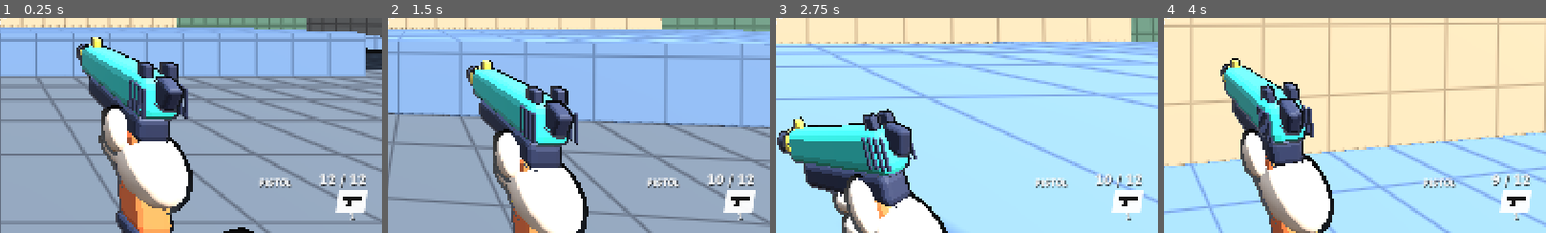
Above: before the commit, frames 1-4 (left to right).
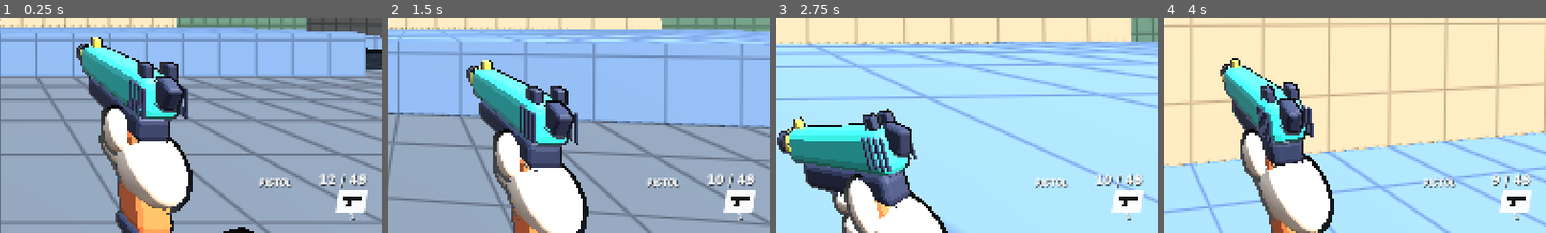
Above: after the commit, the same moments.

Repository: juanakajuan/zombie-survival-fps
Game: Godot game, scene res://levels/compound.tscn
The game is run twice, just before and just after one commit, with the same random seed, the same clock (stepped at 60 frames per second) and the same inputs.
Inputs (mouse positions are % of the whole screen's width and height, from its top left):
- Up to frame 1 (0.25 s): no input
- Up to frame 2 (1.5 s): tap Enter (restart) at 0.5 s; move the mouse to (55, 50) at 0.52 s; hold Right mouse button (aim) 0.53-1.28 s; hold W (move_forward) from 0.53 s (still down); tap Space (jump) at 0.77, 1.07 s; click (55, 50) at 0.8 s; move the mouse to (45, 50) at 1.27 s; click (45, 50) at 1.35 s
- Up to frame 3 (2.75 s): keep holding W (move_forward); tap Space (jump) at 1.52, 1.82 s; tap Shift (sprint) at 1.55 s; move the mouse to (52, 48) at 2.02 s; hold Shift (sprint) from 2.03 s (still down); right-click (52, 48) at 2.3 s
- Up to frame 4 (4 s): keep holding W (move_forward); move the mouse to (49, 52) at 2.77 s; release Shift (sprint) at 2.78 s; right-click (49, 52) at 2.85 s; tap Space (jump) at 3.02, 3.32, 3.77 s; click (49, 52) at 3.05 s; move the mouse to (57, 51) at 3.52 s; hold Ctrl (crouch) from 3.53 s (still down); tap Shift (sprint) at 3.8 s
The pictures show only the part of the screen within x 50-100%, y 50-100%; the shares and areas given below are measured in that part.

The runs differ from the first frame. In frame 1, 0.1% of the frame differs, in the area x 91-97%, y 72-79%; in frame 2, 0.1%; in frame 3, 0.1%; in frame 4, 0.1%.

Commit message:
feat: add points and a limited reserve to the pistol

Diff:
--- /dev/null
+++ b/economy/wallet.gd
@@ -0,0 +1,35 @@
+class_name Wallet
+extends Node
+## The player's points. Zombie hits earn them, and buy stations spend them.
+
+signal changed(points: int)
+
+@export_range(0, 100000) var starting_points: int = 0
+## Points for each shot that hits a zombie.
+@export_range(0, 1000) var points_per_hit: int = 10
+## Extra points for the shot that kills a zombie.
+@export_range(0, 1000) var kill_bonus: int = 60
+
+var points: int
+
+
+func _ready() -> void:
+	points = starting_points
+
+
+func add(amount: int) -> void:
+	points += amount
+	changed.emit(points)
+
+
+## Takes `cost` points and returns true, or returns false and changes nothing when there are too few points.
+func spend(cost: int) -> bool:
+	if cost > points:
+		return false
+	points -= cost
+	changed.emit(points)
+	return true
+
+
+func reward_hit(killed: bool) -> void:
+	add(points_per_hit + (kill_bonus if killed else 0))
--- a/hud/hud.gd
+++ b/hud/hud.gd
@@ -41,7 +41,7 @@
 func _ready() -> void:
 	health.changed.connect(_on_health_changed)
 	weapon.fired.connect(_crosshair.shot)
-	weapon.fired.connect(_update_ammo)
+	weapon.ammo_changed.connect(_update_ammo)
 	weapon.hit.connect(_on_weapon_hit)
 	weapon.reload_started.connect(_update_ammo)
 	weapon.reload_finished.connect(_update_ammo)
@@ -94,7 +94,7 @@
 
 
 func _update_ammo() -> void:
-	_ammo_value.text = "%d / %d" % [weapon.ammo, weapon.data.magazine_size]
+	_ammo_value.text = "%d / %d" % [weapon.ammo, weapon.reserve]
 	_reload_label.visible = weapon.is_reloading()
 
 
--- a/hud/hud.tscn
+++ b/hud/hud.tscn
@@ -172,7 +172,7 @@
 unique_name_in_owner = true
 layout_mode = 2
 theme_override_font_sizes/font_size = 30
-text = "12 / 12"
+text = "12 / 48"
 horizontal_alignment = 2
 
 [node name="Slots" type="HBoxContainer" parent="Root/WeaponPanel"]
--- a/player/player.gd
+++ b/player/player.gd
@@ -67,6 +67,7 @@
 @onready var pause_menu: PauseMenu = $PauseMenu
 @onready var body: Node3D = $Body
 @onready var animator: PlayerAnimator = $Animator
+@onready var wallet: Wallet = $Wallet
 @onready var _health: Health = $Health
 @onready var _collision: CollisionShape3D = $CollisionShape3D
 
@@ -93,6 +94,7 @@
 func _ready() -> void:
 	Input.mouse_mode = Input.MOUSE_MODE_CAPTURED
 	_health.died.connect(_on_health_died)
+	weapon.damaged.connect(_on_weapon_damaged)
 	pause_menu.resume_requested.connect(_resume)
 	pause_menu.settings_changed.connect(_apply_settings)
 	settings = GameSettings.load_saved()
@@ -207,6 +209,11 @@
 	died.emit()
 
 
+func _on_weapon_damaged(target: Node, killed: bool) -> void:
+	if target is Zombie:
+		wallet.reward_hit(killed)
+
+
 func _resume() -> void:
 	pause_menu.close()
 	Input.mouse_mode = Input.MOUSE_MODE_CAPTURED
--- a/player/player.tscn
+++ b/player/player.tscn
@@ -8,6 +8,7 @@
 [ext_resource type="PackedScene" path="res://pause_menu/pause_menu.tscn" id="6_pause_menu"]
 [ext_resource type="PackedScene" path="res://player/player_model.glb" id="7_model"]
 [ext_resource type="Script" path="res://player/player_animator.gd" id="8_animator"]
+[ext_resource type="Script" path="res://economy/wallet.gd" id="9_wallet"]
 
 [sub_resource type="CapsuleShape3D" id="capsule"]
 radius = 0.35
@@ -38,6 +39,9 @@
 [node name="Health" type="Node" parent="."]
 script = ExtResource("2_health")
 
+[node name="Wallet" type="Node" parent="."]
+script = ExtResource("9_wallet")
+
 [node name="Hud" parent="." node_paths=PackedStringArray("health", "weapon") instance=ExtResource("5_hud")]
 health = NodePath("../Health")
 weapon = NodePath("../Head/Camera3D/Weapon")
--- /dev/null
+++ b/tests/economy/test_wallet.gd
@@ -0,0 +1,81 @@
+extends TestCase
+
+
+func test_add_raises_the_balance_and_emits_changed() -> void:
+	var player := await spawn_player()
+	var seen: Array[int] = []
+	player.wallet.changed.connect(func(points: int) -> void: seen.append(points))
+	player.wallet.add(30)
+	assert_eq(player.wallet.points, 30, "balance")
+	assert_eq(seen, [30] as Array[int], "changed reports the new balance")
+
+
+func test_spend_takes_the_cost_when_there_are_enough_points() -> void:
+	var player := await spawn_player()
+	player.wallet.add(100)
+	assert_true(player.wallet.spend(40), "spend succeeds")
+	assert_eq(player.wallet.points, 60, "balance after spend")
+
+
+func test_spend_with_too_few_points_changes_nothing() -> void:
+	var player := await spawn_player()
+	player.wallet.add(10)
+	var seen: Array[int] = []
+	player.wallet.changed.connect(func(points: int) -> void: seen.append(points))
+	assert_true(not player.wallet.spend(11), "spend fails")
+	assert_eq(player.wallet.points, 10, "balance unchanged")
+	assert_true(seen.is_empty(), "no changed signal")
+
+
+func test_reward_hit_adds_the_kill_bonus_only_for_a_kill() -> void:
+	var player := await spawn_player()
+	var wallet := player.wallet
+	wallet.reward_hit(false)
+	assert_eq(wallet.points, wallet.points_per_hit, "a hit")
+	wallet.reward_hit(true)
+	assert_eq(wallet.points, wallet.points_per_hit * 2 + wallet.kill_bonus, "a kill")
+
+
+func test_wallet_starts_with_starting_points() -> void:
+	var wallet := Wallet.new()
+	wallet.starting_points = 25
+	add_child(wallet)
+	assert_eq(wallet.points, 25, "starting balance")
+
+
+func test_player_starts_with_no_points() -> void:
+	var player := await spawn_player()
+	assert_eq(player.wallet.points, 0, "starting balance")
+
+
+func test_shooting_a_zombie_gives_points_per_hit() -> void:
+	var player := await spawn_player(Vector3.ZERO, 5)
+	var zombie := _still_zombie(Vector3(0.0, 0.0, -4.0), player)
+	await physics_frames(2)
+	assert_true(player.weapon.try_fire(), "shot fires")
+	assert_eq(player.wallet.points, player.wallet.points_per_hit, "points for one hit")
+	assert_true(not zombie.is_dead(), "the zombie survives one shot")
+
+
+func test_killing_a_zombie_adds_the_kill_bonus() -> void:
+	var player := await spawn_player(Vector3.ZERO, 5)
+	var zombie := _still_zombie(Vector3(0.0, 0.0, -4.0), player)
+	await physics_frames(2)
+	var health := Health.find_on(zombie)
+	health.damage(health.max_health - player.weapon.data.damage)
+	assert_true(player.weapon.try_fire(), "shot fires")
+	assert_true(zombie.is_dead(), "the shot kills the zombie")
+	assert_eq(player.wallet.points, player.wallet.points_per_hit + player.wallet.kill_bonus, "points for the kill")
+
+
+func test_shooting_a_dummy_gives_no_points() -> void:
+	var player := await spawn_player(Vector3.ZERO, 5)
+	await spawn_dummy(Vector3(0.0, 0.0, -4.0))
+	assert_true(player.weapon.try_fire(), "shot fires")
+	assert_eq(player.wallet.points, 0, "dummies give no points")
+
+
+func _still_zombie(at: Vector3, player: Player) -> Zombie:
+	var zombie := spawn_zombie(at, player)
+	zombie.move_speed = 0.0
+	return zombie
--- a/tests/hud/test_hud.gd
+++ b/tests/hud/test_hud.gd
@@ -7,7 +7,7 @@
 	var player := await spawn_player()
 	var weapon := player.weapon
 	assert_eq(player.hud.readout().health_text, "100", "health text")
-	assert_eq(player.hud.readout().ammo_text, "%d / %d" % [weapon.data.magazine_size, weapon.data.magazine_size], "ammo text")
+	assert_eq(player.hud.readout().ammo_text, "%d / %d" % [weapon.data.magazine_size, weapon.data.max_reserve], "ammo text")
 	assert_true(not player.hud.readout().reloading, "reload label hidden")
 
 
@@ -26,7 +26,7 @@
 	var player := await spawn_player()
 	var weapon := player.weapon
 	assert_true(weapon.try_fire(), "shot fires")
-	assert_eq(player.hud.readout().ammo_text, "%d / %d" % [weapon.data.magazine_size - 1, weapon.data.magazine_size], "ammo after one shot")
+	assert_eq(player.hud.readout().ammo_text, "%d / %d" % [weapon.data.magazine_size - 1, weapon.data.max_reserve], "ammo after one shot")
 
 
 func test_reload_label_shows_during_reload_and_ammo_refills() -> void:
@@ -38,7 +38,7 @@
 	await physics_frames(roundi(weapon.data.reload_time * Engine.physics_ticks_per_second) + FRAME_MARGIN)
 	assert_true(not weapon.is_reloading(), "reload finished")
 	assert_true(not player.hud.readout().reloading, "reload label hidden after reload")
-	assert_eq(player.hud.readout().ammo_text, "%d / %d" % [weapon.data.magazine_size, weapon.data.magazine_size], "ammo refilled")
+	assert_eq(player.hud.readout().ammo_text, "%d / %d" % [weapon.data.magazine_size, weapon.data.max_reserve - 1], "magazine refilled from the reserve")
 
 
 func test_round_panel_is_hidden_without_a_round_manager() -> void:
--- a/tests/weapons/test_weapon.gd
+++ b/tests/weapons/test_weapon.gd
@@ -111,6 +111,86 @@
 	weapon.start_reload()
 	weapon.start_reload()
 	assert_eq(started[0], 1, "reload_started emitted once")
+
+
+func test_reload_takes_rounds_from_the_reserve() -> void:
+	var data := _data()
+	data.max_reserve = 10
+	var weapon := _spawn_weapon(data)
+	assert_eq(weapon.reserve, 10, "starts with a full reserve")
+	weapon.try_fire()
+	weapon.try_fire()
+	weapon.start_reload()
+	await run_seconds(data.reload_time + FRAME_MARGIN / float(Engine.physics_ticks_per_second))
+	assert_eq(weapon.ammo, data.magazine_size, "magazine refilled")
+	assert_eq(weapon.reserve, 8, "two rounds left the reserve")
+
+
+func test_reload_with_a_small_reserve_fills_only_what_it_has() -> void:
+	var data := _data()
+	data.max_reserve = 1
+	var weapon := _spawn_weapon(data)
+	for _i: int in 3:
+		weapon.try_fire()
+	weapon.start_reload()
+	await run_seconds(data.reload_time + FRAME_MARGIN / float(Engine.physics_ticks_per_second))
+	assert_eq(weapon.ammo, 2, "one round added to the one left")
+	assert_eq(weapon.reserve, 0, "reserve empty")
+
+
+func test_no_reserve_means_no_reload() -> void:
+	var data := _data()
+	data.max_reserve = 0
+	var weapon := _spawn_weapon(data)
+	for _i: int in data.magazine_size:
+		weapon.try_fire()
+	weapon.start_reload()
+	assert_true(not weapon.is_reloading(), "reload refused")
+	assert_true(not weapon.try_fire(), "empty magazine does not fire")
+	assert_true(not weapon.is_reloading(), "firing empty does not reload either")
+	assert_eq(weapon.ammo, 0, "magazine still empty")
+
+
+func test_refill_reserve_fills_it_and_reports_whether_it_changed() -> void:
+	var data := _data()
+	data.max_reserve = 10
+	var weapon := _spawn_weapon(data)
+	assert_true(not weapon.refill_reserve(), "a full reserve is not refilled")
+	weapon.reserve = 3
+	assert_true(weapon.refill_reserve(), "a partial reserve is refilled")
+	assert_eq(weapon.reserve, 10, "reserve full")
+
+
+func test_ammo_changed_follows_shots_and_reloads() -> void:
+	var data := _data()
+	var weapon := _spawn_weapon(data)
+	var changes := [0]
+	weapon.ammo_changed.connect(func() -> void: changes[0] += 1)
+	weapon.try_fire()
+	var after_shot: int = changes[0]
+	assert_true(after_shot > 0, "a shot changes the ammo")
+	changes[0] = 0
+	weapon.start_reload()
+	await run_seconds(data.reload_time + FRAME_MARGIN / float(Engine.physics_ticks_per_second))
+	var after_reload: int = changes[0]
+	assert_true(after_reload > 0, "a reload changes the ammo")
+
+
+func test_damaged_reports_the_target_and_whether_the_shot_killed_it() -> void:
+	var data := _data()
+	var weapon := _spawn_weapon(data)
+	var dummy := await spawn_dummy(Vector3(0.0, 0.0, -TARGET_DISTANCE))
+	var health := Health.find_on(dummy)
+	health.damage(health.max_health - data.damage * 2.0)
+	var kills: Array[bool] = []
+	var targets: Array[Node] = []
+	weapon.damaged.connect(func(target: Node, killed: bool) -> void:
+		targets.append(target)
+		kills.append(killed))
+	weapon.try_fire()
+	weapon.try_fire()
+	assert_eq(kills, [false, true] as Array[bool], "only the second shot kills")
+	assert_true(targets.all(func(target: Node) -> bool: return target == dummy), "the target is the dummy")
 
 
 func test_reload_action_starts_a_reload() -> void:
--- a/weapons/pistol.tres
+++ b/weapons/pistol.tres
@@ -9,6 +9,7 @@
 damage = 25.0
 fire_interval = 0.15
 magazine_size = 12
+max_reserve = 48
 reload_time = 1.2
 max_range = 100.0
 automatic = false
--- a/weapons/weapon.gd
+++ b/weapons/weapon.gd
@@ -6,6 +6,10 @@
 signal reload_started
 signal reload_finished
 signal hit(collider: Object, position: Vector3)
+## Emitted when a shot damages a Health. `killed` is true when this shot took it from alive to dead.
+signal damaged(target: Node, killed: bool)
+## Emitted after `ammo` or `reserve` changes.
+signal ammo_changed
 
 enum State { READY, RELOADING }
 
@@ -13,7 +17,15 @@
 ## Physics layers that a shot can hit. Debris, such as thrown guns, is not on them.
 @export_flags_3d_physics var hit_mask: int = 1
 
-var ammo: int
+var ammo: int:
+	set(value):
+		ammo = value
+		ammo_changed.emit()
+## Rounds outside the magazine. A reload moves them into the magazine.
+var reserve: int:
+	set(value):
+		reserve = value
+		ammo_changed.emit()
 ## When false, the fire and reload actions do nothing. The owner turns it off while the mouse is released.
 var trigger_enabled: bool = true
 ## The instance of data.view_model, or null when the data has none or its root is not a ViewModel.
@@ -28,6 +40,7 @@
 
 func _ready() -> void:
 	ammo = data.magazine_size
+	reserve = data.max_reserve
 	if data.view_model != null:
 		var model := data.view_model.instantiate()
 		add_child(model)
@@ -38,7 +51,9 @@
 	_cooldown = maxf(_cooldown - delta, 0.0)
 	if _state == State.RELOADING and _cooldown == 0.0:
 		_state = State.READY
-		ammo = data.magazine_size
+		var taken := mini(data.magazine_size - ammo, reserve)
+		reserve -= taken
+		ammo += taken
 		reload_finished.emit()
 
 	if not trigger_enabled:
@@ -69,12 +84,21 @@
 	return true
 
 
+## Does nothing when the magazine is full or the reserve is empty.
 func start_reload() -> void:
-	if _state == State.RELOADING or ammo == data.magazine_size:
+	if _state == State.RELOADING or ammo == data.magazine_size or reserve == 0:
 		return
 	_state = State.RELOADING
 	_cooldown = data.reload_time
 	reload_started.emit()
+
+
+## Fills the reserve. Returns false when it was already full.
+func refill_reserve() -> bool:
+	if reserve >= data.max_reserve:
+		return false
+	reserve = data.max_reserve
+	return true
 
 
 func is_reloading() -> bool:
@@ -96,4 +120,6 @@
 	if collider is Node:
 		var health := Health.find_on(collider as Node)
 		if health != null:
+			var was_alive := not health.is_dead()
 			health.damage(data.damage)
+			damaged.emit(collider, was_alive and health.is_dead())
--- a/weapons/weapon_data.gd
+++ b/weapons/weapon_data.gd
@@ -7,6 +7,8 @@
 @export_range(0.0, 1000.0, 1.0) var damage: float = 25.0
 @export_range(0.0, 5.0, 0.01, "suffix:s") var fire_interval: float = 0.15
 @export_range(1, 200) var magazine_size: int = 12
+## Rounds that the player can hold outside the magazine. The weapon starts with this many.
+@export_range(0, 999) var max_reserve: int = 48
 @export_range(0.0, 10.0, 0.05, "suffix:s") var reload_time: float = 1.2
 @export_range(1.0, 1000.0, 1.0, "suffix:m") var max_range: float = 100.0
 @export var automatic: bool = false
Not shown, added: economy/wallet.gd.uid
Not shown, added: tests/economy/test_wallet.gd.uid
